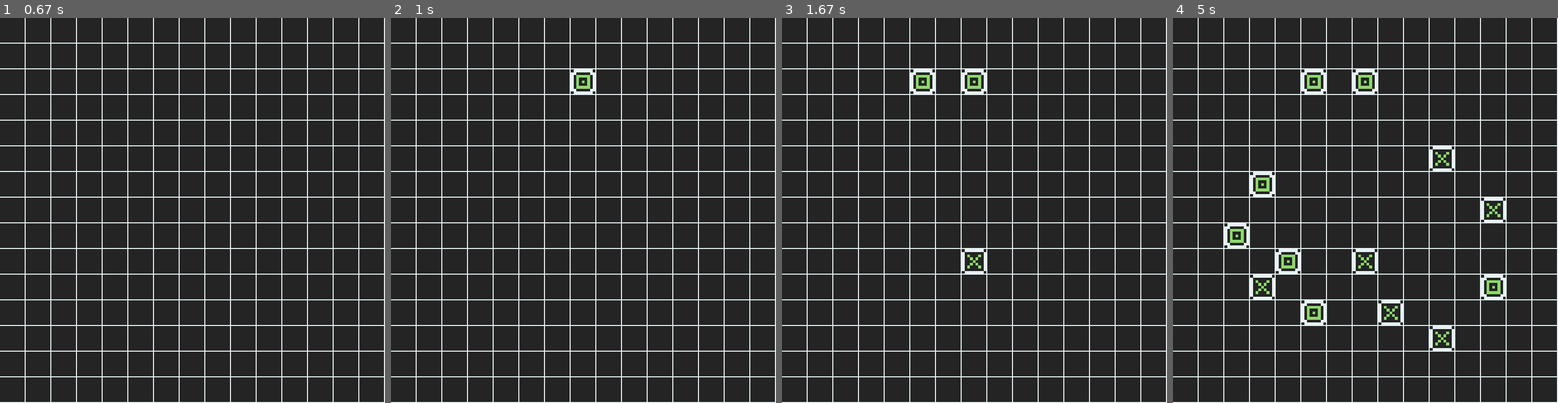
Above: before the commit, frames 1-4 (left to right).
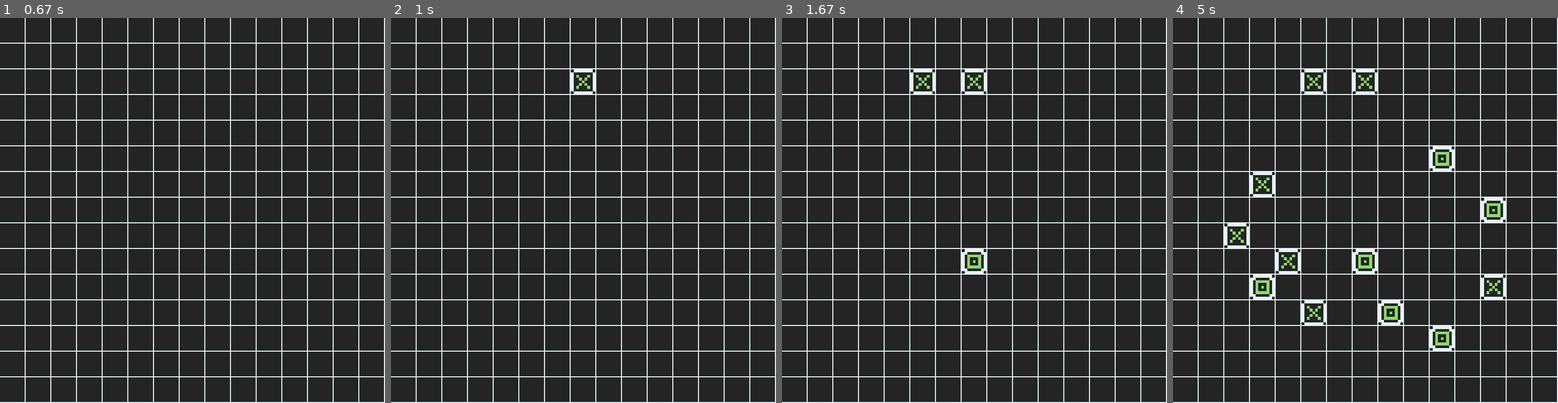
Above: after the commit, the same moments.

Repository: rachelxx03/carogame
Game: pygame game, started from carogame/main.py
The game is run twice, just before and just after one commit, with the same random seed, the same clock (stepped at 60 frames per second) and the same inputs.
Inputs (mouse positions are in pixels of both pictures, inside the frame that each line leads up to):
- Up to frame 1 (0.67 s): press the mouse at (188, 183) at 0.37 s; move the mouse to (130, 241) at 0.47 s; release the mouse at (73, 299) at 0.6 s
- Up to frame 2 (1 s): press the mouse at (579, 183) at 0.7 s; move the mouse to (587, 129) at 0.8 s; release the mouse at (591, 79) at 0.93 s
- Up to frame 3 (1.67 s): press the mouse at (970, 183) at 1.03 s; move the mouse to (974, 218) at 1.13 s; release the mouse at (974, 256) at 1.27 s; press the mouse at (970, 183) at 1.37 s; move the mouse to (943, 133) at 1.47 s; release the mouse at (912, 83) at 1.6 s
- Up to frame 4 (5 s): press the mouse at (1361, 183) at 1.7 s; move the mouse to (1423, 191) at 1.8 s; release the mouse at (1484, 202) at 1.93 s; press the mouse at (1361, 183) at 2.03 s; move the mouse to (1430, 233) at 2.13 s; release the mouse at (1500, 287) at 2.27 s; press the mouse at (1361, 183) at 2.37 s; move the mouse to (1319, 229) at 2.47 s; release the mouse at (1273, 279) at 2.6 s; press the mouse at (1361, 183) at 2.7 s; move the mouse to (1334, 252) at 2.8 s; release the mouse at (1307, 322) at 2.93 s; press the mouse at (1361, 183) at 3.03 s; move the mouse to (1404, 172) at 3.13 s; release the mouse at (1446, 160) at 3.27 s; click (1246, 233) at 3.38 s; press the mouse at (1246, 233) at 3.7 s; move the mouse to (1338, 287) at 3.8 s; release the mouse at (1434, 337) at 3.93 s; press the mouse at (1246, 233) at 4.03 s; move the mouse to (1265, 252) at 4.13 s; release the mouse at (1288, 268) at 4.27 s; press the mouse at (1246, 233) at 4.37 s; move the mouse to (1315, 272) at 4.47 s; release the mouse at (1380, 314) at 4.6 s; press the mouse at (1246, 233) at 4.7 s; move the mouse to (1257, 202) at 4.8 s; release the mouse at (1269, 172) at 4.93 s

Frame 1 is identical in both runs. In frame 2, 0.1% of the frame differs, in the area x 47-53%, y 14-20%; in frame 3, 0.3%; in frame 4, 1.3%, in the area x 14-86%, y 14-86%.

Commit message:
First Release

Diff:
--- a/carogame/Pgm.py
+++ b/carogame/Pgm.py
@@ -3,8 +3,7 @@
 import pygame
 from pygame import mixer
 from button import Button
-import endgame as eg
-
+import sys
 def get_font(size): # Returns Press-Start-2P in the desired size
     return pygame.font.Font("assets/font.ttf", size)
 mixer.init()
@@ -16,8 +15,8 @@
 #Size of square
 size = 48
 window = pygame.display.set_mode((width,height))
-caption = pygame.display.set_caption("The Eye")
-icon = pygame.image.load(os.path.join('ASSETS',"Jupe.png"))
+caption = pygame.display.set_caption("Caro")
+icon = pygame.image.load(os.path.join('ASSETS',"carologo.png"))
 #Importing Sprites
 picX = pygame.image.load(os.path.join('ASSETS',"Xtac.png"))
 picO = pygame.image.load(os.path.join('ASSETS',"Otac.png"))
@@ -33,17 +32,18 @@
 
 pygame.display.set_icon(icon)
 #Creating array-backed grid
-gridarr = [[0 for x in range(15)] for y in range(15)]
+
 
 dia=[1,15,16,14]
 
 
 def rungame():
+    gridarr = [[0 for x in range(15)] for y in range(15)]
     pygame.init()
     run = True
     clock = pygame.time.Clock()
     #Check if it is Player 2's turn
-    p2t = True
+    p1t = True
 
     #Player 1 and PLayer 2 input lists
     plr1 = []
@@ -99,7 +99,6 @@
     firstclick = True
     while run:
 
-
         window.fill(WHITE)
         for event in pygame.event.get():
             if event.type == pygame.QUIT:
@@ -109,15 +108,14 @@
                 pos = pygame.mouse.get_pos()
                 #Input block number
                 blockno = (pos[0]//(2+size) + (pos[1]//(2+size))*15)
-                blocklefttop = (pos[0]//(2+size)*(2+size), pos[1]//(2+size)*(2+size))
                 #Update gridarr with X or O
                 if gridarr[pos[0]//(2+size)][pos[1]//(2+size)] == 0:
                     if (blockno in plr1) or (blockno in plr2):
-                        p2t = p2t
+                        p1t = p1t
                     else:
-                        p2t = not p2t
+                        p1t = not p1t
                     if not firstclick and not end:
-                        if not p2t:
+                        if p1t:
                             gridarr[pos[0]//(2+size)][pos[1]//(2+size)] = 'X'
                             plr1.append(blockno)
                             result = win_able(plr1,blockno)
@@ -150,7 +148,6 @@
                     window.blit(O, (x*(2+size), y*(2+size)))
         if end:
 
-
             poplft = width//8
             poptop = height//3
             popwdt = width*(6/8)
@@ -159,8 +156,10 @@
             pygame.draw.rect(window, BLACK, winpop)
             pygame.draw.rect(window,WHITE, winpop, 1)
             MENU_MOUSE_POS = pygame.mouse.get_pos()
-
-            MENU_TEXT = get_font(45).render("YOU WIN", True, "#b68f40")
+            if p1w:
+                MENU_TEXT = get_font(45).render("P1 WINS", True, "#b68f40")
+            elif not p1w:
+                MENU_TEXT = get_font(45).render("P2 WINS", True, "#b68f40")
             MENU_RECT = MENU_TEXT.get_rect(center=(370, 300))
 
             REPLAY_BUTTON = Button(image=None, pos=(220, 400),
@@ -180,17 +179,24 @@
                     pygame.quit()
                     sys.exit()
                 if event.type == pygame.MOUSEBUTTONDOWN:
-                    if PLAY_BUTTON.checkForInput(MENU_MOUSE_POS):
-                        play()
-                        rungame()
+                    if REPLAY_BUTTON.checkForInput(MENU_MOUSE_POS):
+                        end = False
+                        firstclick = True
+                        gridarr = [[0 for x in range(15)] for y in range(15)]
+                        p1t = True
+                        p1w = True
+                        plr1 = []
+                        plr2 = []
+
+
+
+
 
                     if QUIT_BUTTON.checkForInput(MENU_MOUSE_POS):
                         pygame.quit()
-                        sys.exit()
 
             pygame.display.update()
-            if p1w:
-                text = "Player 1 Wins"
+
 
 
         pygame.display.update()
--- a/carogame/main.py
+++ b/carogame/main.py
@@ -6,7 +6,7 @@
 pygame.init()
 
 SCREEN = pygame.display.set_mode((750, 750))
-pygame.display.set_caption("Menu")
+pygame.display.set_caption("Caro")
 
 BG = pygame.transform.scale(pygame.image.load(os.path.join("assets", "back.png")),(750,750))
 
Binary file changed: carogame/assets/carologo.png
Binary file added: carogame/carologo.png
